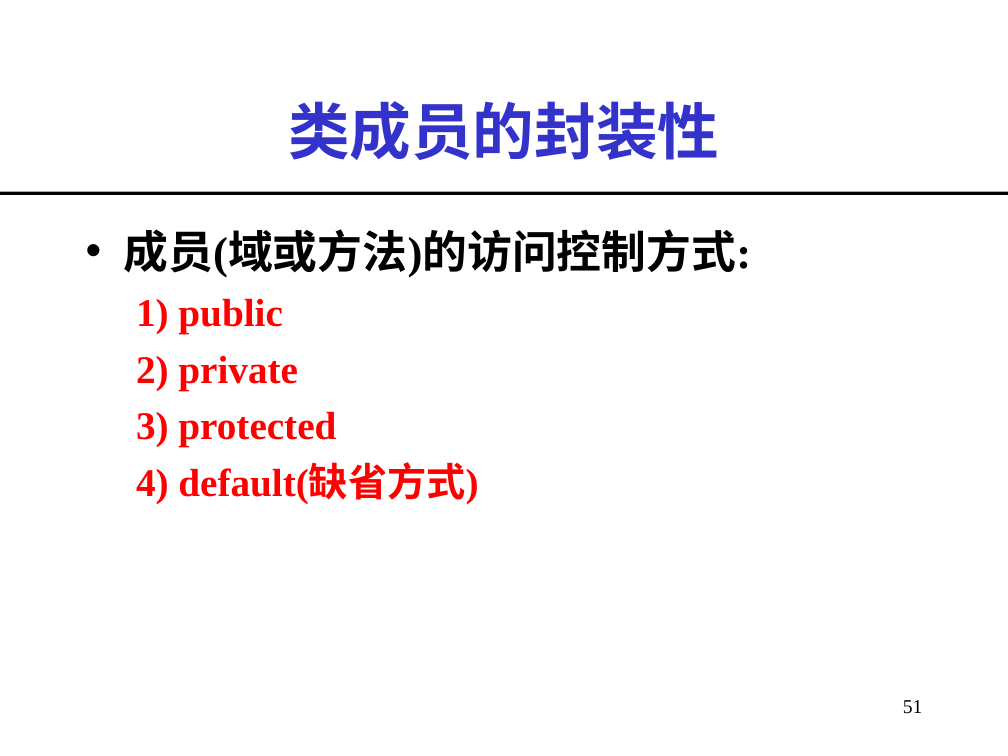
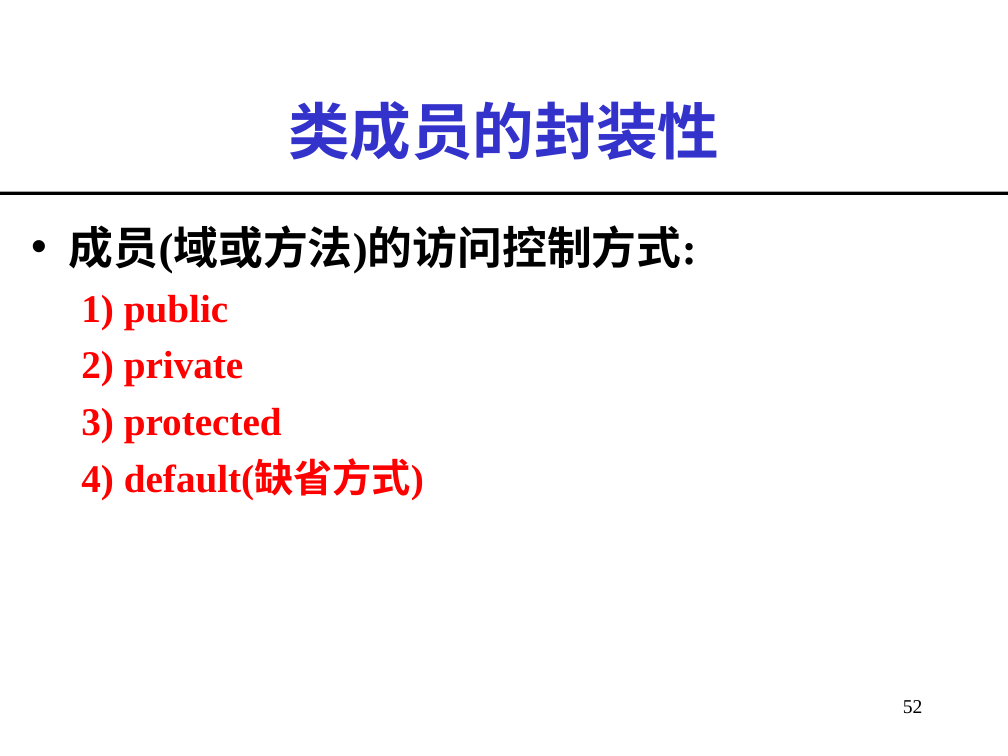
Before and after one commit to imwyw/Java, a slide deck: slide 52 of PPT/javaCh03_面向对象程序设计.ppt (slide 51 before the commit). Drawn at 1008x756 pixels with LibreOffice and Linux fonts; fonts in the diff are those of the drawing. Boxes give left, top, right and bottom in pixels: in the first picture for what was removed or moved away, otherwise in the second. Text is boxed around its words. In the diff, an @@ line names an element or a change of style, - is before the commit and + after.

```diff
--- a/PPT/javaCh03_面向对象程序设计.ppt
+++ b/PPT/javaCh03_面向对象程序设计.ppt
@@ text "成员(域或方法)的访问控制方式:": place and size @@
-text "成员(域或方法)的访问控制方式:" at [123,229,751,504]
+text "成员(域或方法)的访问控制方式:" at [69,225,697,500]
@@ page number at [903,700,923,714]: text changed @@
-51
+52
```
Also in this commit, not shown: 5 other slides changed, 9 slides added, 1 slide removed.
